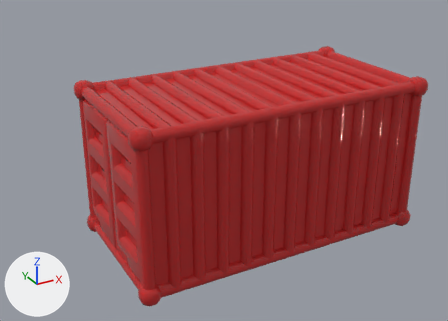
A saved change to the FBX model LastMoon/Assets/_Resources/Model/Object/POI/LastLuna_Model_Object_Container.fbx.
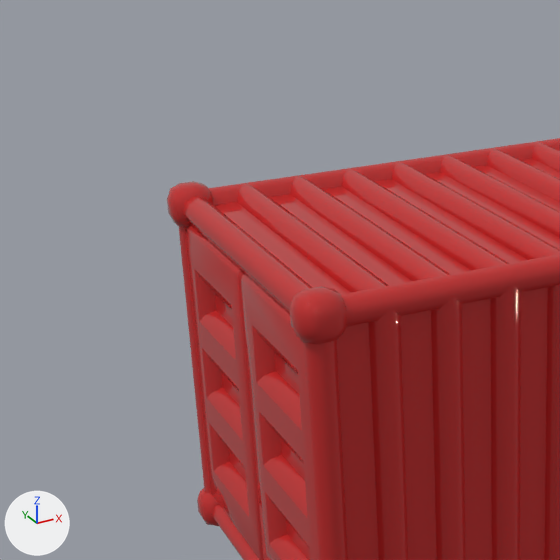
There are two pictures of each version: one whole from a camera (50 mm lens) standing at (-6.3, -10.28, 6.69) and looking at (-0.55, 0.18, 1.46), one close up on the part from 0% to 55% of the width and 0% to 77% of the height. The lights are fixed; the arrows at lower left show +X, +Y and +Z. Where no turn or scale is listed for an object, it has been applied to the vertices.

Before the edit, the objects in view are built like this:
```python
me_mesh = bpy.data.meshes.new('Mesh')
me_mesh.from_pydata(...)  # 909 vertices, 752 faces; spans x -3.19..3.18, y -1.69..1.69, z -0.19..3.19
me_mesh.materials.append(mat_conatiner)  # red #c02a2a
me_mesh_002 = bpy.data.meshes.new('Mesh.002')
me_mesh_002.from_pydata(...)  # 116 vertices, 124 faces; spans x -0.09..0.09, y -1.5..0.06, z -1.38..1.38
me_mesh_002.materials.append(mat_conatiner)  # red #c02a2a
me_mesh_004 = bpy.data.meshes.new('Mesh.004')
me_mesh_004.from_pydata(...)  # 116 vertices, 124 faces; spans x -0.09..0.09, y -0.06..1.5, z -1.38..1.37
me_mesh_004.materials.append(mat_conatiner)  # red #c02a2a
ob_container001 = bpy.data.objects.new('Container001', me_mesh)
ob_container001.location = (0.0, 0.0, 0.0)
ob_container_door_left_front001 = bpy.data.objects.new('Container_Door_Left_Front001', me_mesh_002)
ob_container_door_left_front001.location = (-3.0, 1.5, 1.5)
ob_container_door_right_front001 = bpy.data.objects.new('Container_Door_Right_Front001', me_mesh_004)
ob_container_door_right_front001.location = (-3.0, -1.5, 1.5)
```
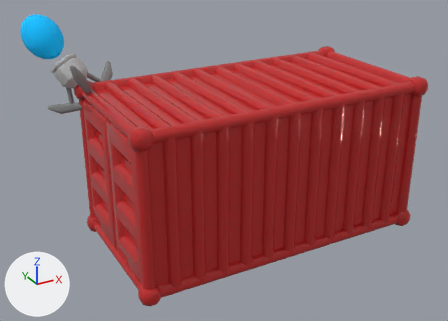
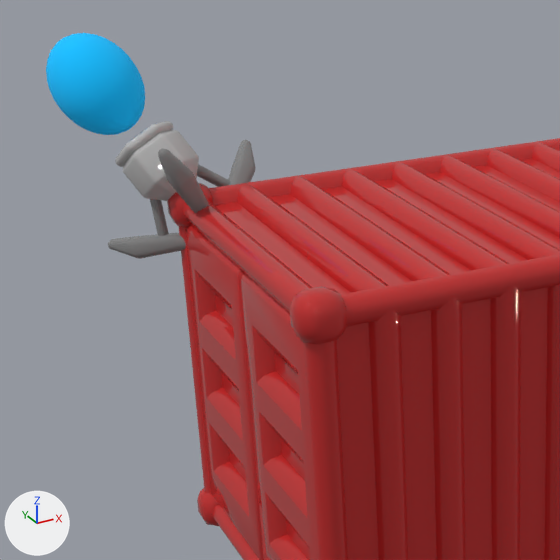
Pixel boxes (x1, y1, x2, y2) of what changed, in the close-ups (560 x 560 px):
'Portal001', added: after (46, 33, 145, 135)
'Drill_Body001', added: after (123, 130, 199, 201)
'Leg_Spike001', added: after (158, 148, 209, 213)
'Leg_Spike002', added: after (108, 233, 186, 259)
'Leg_Spike003', added: after (228, 140, 256, 185)
'Drill_Top', added: after (115, 121, 173, 167)
'Leg_Poll002', added: after (150, 199, 169, 236)
'Leg_Poll003', added: after (197, 164, 231, 187)

The edits, one by one:
Material 'Drill_Leg' (mat_drill_leg) is new.
Its base color is (0.227, 0.227, 0.227) (grey #838383).
Its roughness is 0.0.
Material 'Drill_Body' (mat_drill_body) is new.
Its base color is (0.5, 0.5, 0.5) (grey #bcbcbc).
Its roughness is 0.0.
Material 'Portal' (mat_portal) is new.
Its base color is (0.0, 0.5, 1.0) (cyan #00bcff).
Its roughness is 1.0.
Its emission color is (0.0, 0.5, 1.0) (cyan #00bcff).
Its emission strength is 0.1.
Mesh me_mesh_010 is new.
It has 94 vertices, 106 faces and spans x -0.327..0.133, y -0.714..-0.416, z -0.196..0.532.
It uses material mat_drill_leg (grey #838383).
Mesh me_mesh_012 is new.
It has 176 vertices, 192 faces and spans x -0.265..0.265, y -0.237..0.237, z -0.206..0.206.
It uses material mat_drill_body (grey #bcbcbc).
Mesh me_mesh_008 is new.
It has 94 vertices, 106 faces and spans x -0.588..0.077, y -0.155..0.424, z -0.66..-0.41.
It uses material mat_drill_leg (grey #838383).
Mesh me_mesh_006 is new.
It has 94 vertices, 106 faces and spans x 0.358..0.799, y -0.155..0.424, z -0.319..0.24.
It uses material mat_drill_leg (grey #838383).
Mesh me_mesh_013 is new.
It has 482 vertices, 512 faces and spans x -0.393..0.393, y -0.4..0.4, z -0.43..0.43.
It uses material mat_portal (cyan #00bcff).
Mesh me_mesh_009 is new.
It has 34 vertices, 40 faces and spans x -0.097..0.05, y -0.049..0.211, z -0.049..0.779.
It uses material mat_drill_leg (grey #838383).
Mesh me_mesh_007 is new.
It has 34 vertices, 40 faces and spans x -0.657..0.048, y -0.049..0.211, z -0.049..0.455.
It uses material mat_drill_leg (grey #838383).
Mesh me_mesh_005 is new.
It has 196 vertices, 282 faces and spans x -0.373..0.265, y -0.237..0.362, z -0.221..0.408.
It uses material mat_drill_body (grey #bcbcbc).
Object 'Leg_Spike001' (ob_leg_spike001) is new; it shows me_mesh_010.
Its location is (-3.07, 1.56, 3.16).
Object 'Drill_Top' (ob_drill_top) is new; it shows me_mesh_012.
Its location is (-3.28, 1.8, 3.51).
Object 'Leg_Spike002' (ob_leg_spike002) is new; it shows me_mesh_008.
Its location is (-3.07, 1.56, 3.16).
Object 'Leg_Spike003' (ob_leg_spike003) is new; it shows me_mesh_006.
Its location is (-3.07, 1.56, 3.16).
Object 'Portal001' (ob_portal001) is new; it shows me_mesh_013.
Its location is (-3.56, 2.13, 4.0).
Object 'Leg_Poll002' (ob_leg_poll002) is new; it shows me_mesh_009.
Its location is (-3.23, 1.61, 2.62).
Object 'Leg_Poll003' (ob_leg_poll003) is new; it shows me_mesh_007.
Its location is (-2.53, 1.61, 3.03).
Object 'Drill_Body001' (ob_drill_body001) is new; it shows me_mesh_005.
Its location is (-3.12, 1.62, 3.25).
